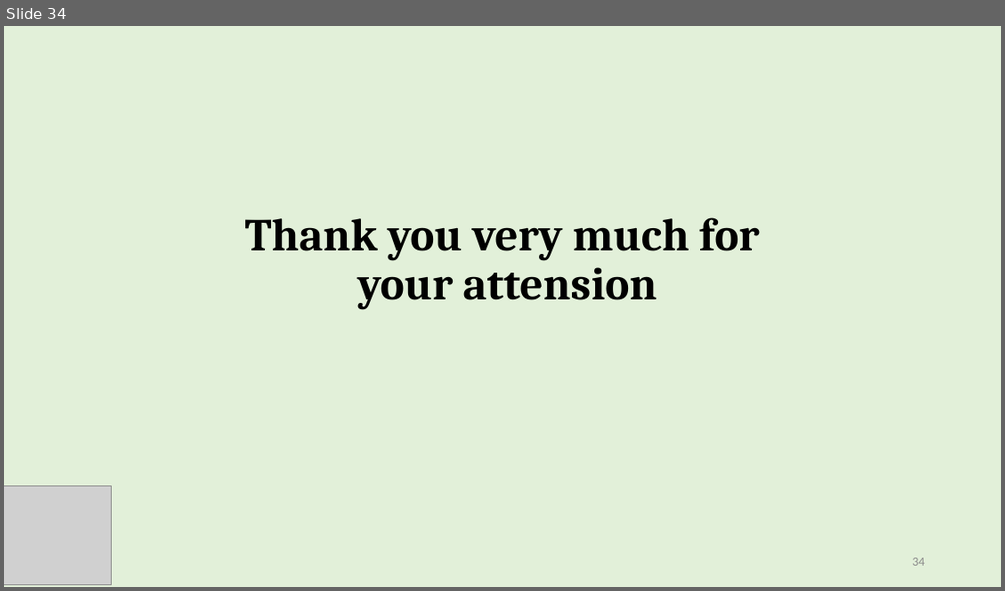
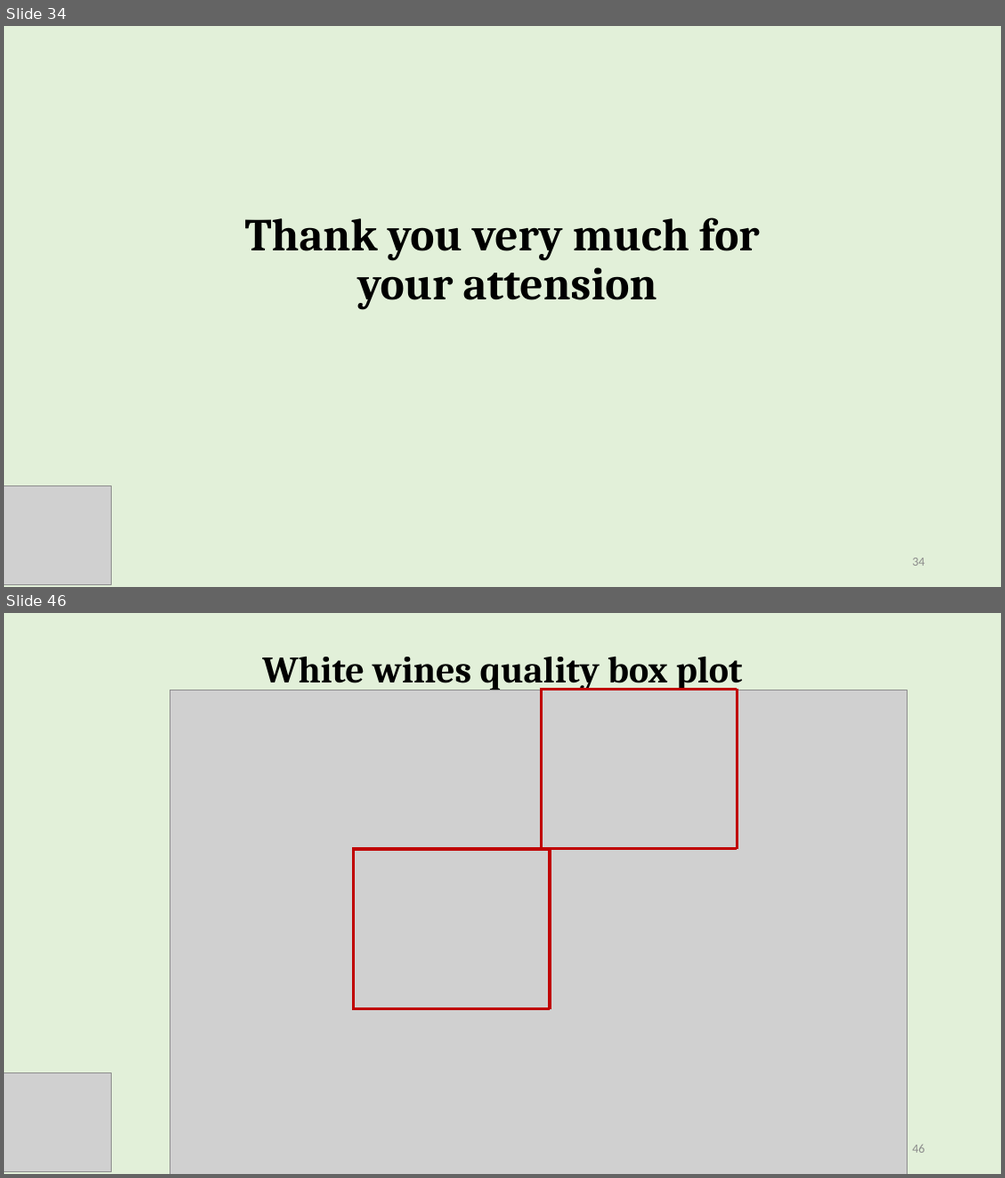
Before and after one commit to baes2021/P2-wine-EDA, a slide deck: preliminary/Figs/Presentation1.pptx. Shown one above the other, each under a label of ours: slide 34 before the commit, slides 34 and 46 after it; the slides between them are not shown. The pictures are 1005x591 and 1005x1178 pixels, drawn with LibreOffice and Linux fonts; fonts in the diff are those of the drawing; grey boxes stand for pictures. Boxes give left, top, right and bottom in pixels: in the first picture for what was removed or moved away, otherwise in the second. Text is boxed around its words. In the diff, an @@ line names an element or a change of style, - is before the commit and + after.

```diff
--- a/preliminary/Figs/Presentation1.pptx
+++ b/preliminary/Figs/Presentation1.pptx
@@ slide 46 added at (4, 613, 1001, 1174), background #E2F0D9 @@
@@ title added at (262, 656, 743, 691), 36 pt, text #000000, bold @@
+White wines quality box plot
@@ picture added at (170, 690, 907, 1174) @@
@@ group added at (540, 688, 736, 850): 4 lines @@
@@ group added at (353, 849, 550, 1009): 4 lines @@
@@ picture added at (4, 1072, 111, 1171) @@
@@ page number added at (912, 1144, 924, 1152), 12 pt, text #8C8C8C @@
+46
```
Also in this commit, not shown: 21 other slides added, 18 other files.
